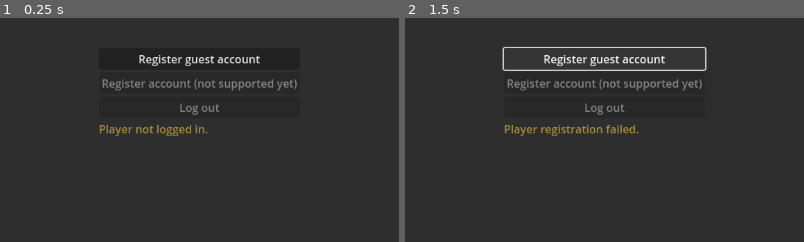
Above: before the commit, frames 1-2 (left to right).
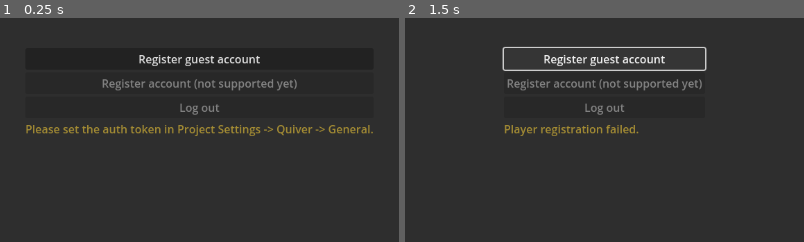
Above: after the commit, the same moments.

Repository: quiver-dev/quiver-player-accounts-godot-plugin
Game: Godot game, scene res://test.tscn
Two runs of this game, one before a commit and one after it. Both use one fixed random seed, a clock stepped at 60 frames per second and the inputs below.
Inputs:
- Up to frame 1 (0.25 s): no input
- Up to frame 2 (1.5 s): click "Register guest account" at 0.5 s; click "Register guest account" at 1.25 s
The pictures show only the part of the screen within x 25-75%, y 33-83%; the shares and areas given below are measured in that part.

The runs differ from the first frame. In frame 1, 1.7% of the frame differs, in the area x 6-94%, y 47-53%; in frame 2, nothing differs.

Commit message:
Remove dummy auth

Diff:
--- a/project.godot
+++ b/project.godot
@@ -22,7 +22,3 @@
 [editor_plugins]
 
 enabled=PackedStringArray("res://addons/quiver_player_accounts/plugin.cfg")
-
-[quiver]
-
-general/auth_token="asdf"
